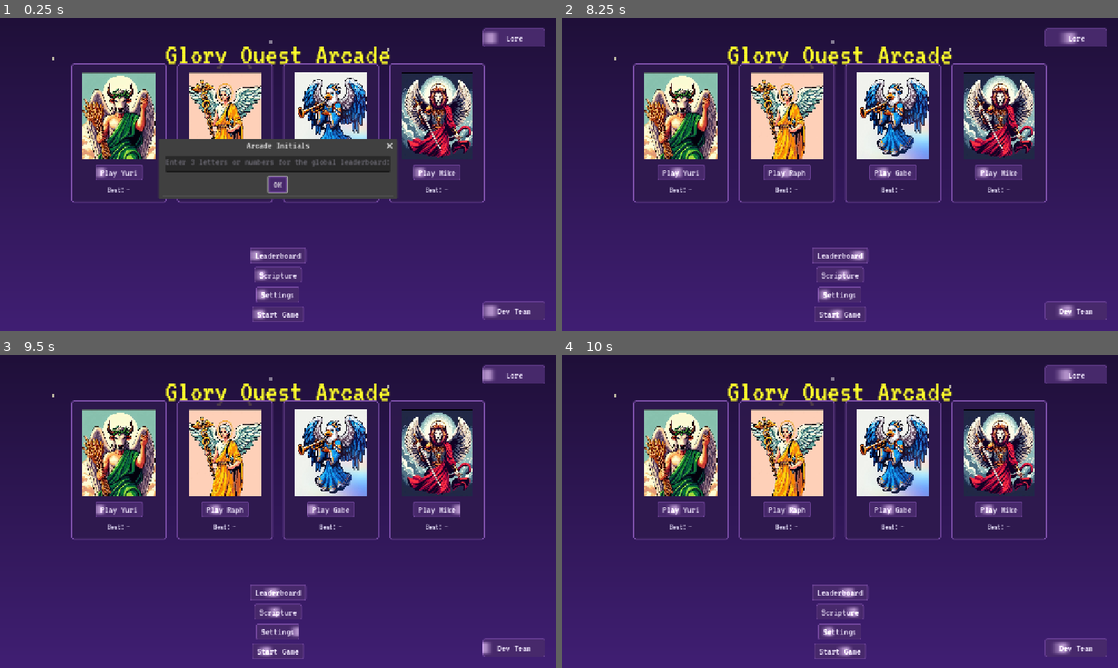
Above: before the commit, frames 1-4 (two rows, left to right).
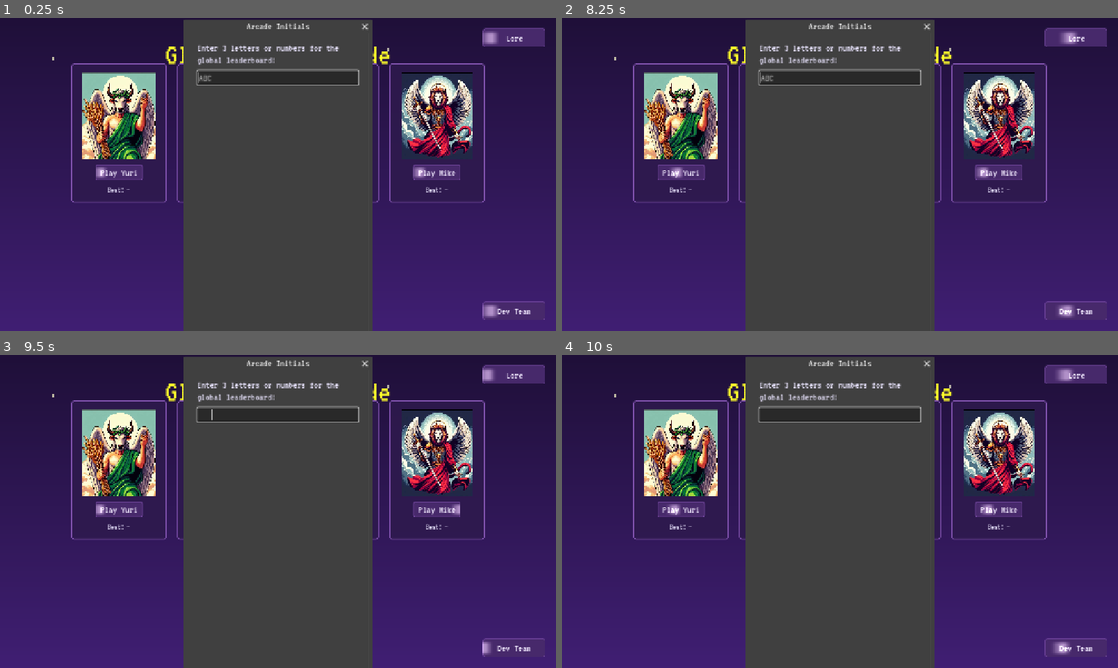
Above: after the commit, the same moments.

Repository: khrollo963/Occult-Video-Game-
Game: Godot game, scene res://scenes/UI/main_menu.tscn
The game is run twice, just before and just after one commit, with the same random seed, the same clock (stepped at 60 frames per second) and the same inputs.
Inputs (mouse positions are in pixels of both pictures, inside the frame that each line leads up to):
- Up to frame 1 (0.25 s): no input
- Up to frame 2 (8.25 s): click "Play Yuri" at 0.5 s; click "Play Yuri" at 1.25 s; click "Play Raph" at 2 s; click "Play Raph" at 2.75 s; click "Play Gabe" at 3.5 s; click "Play Gabe" at 4.25 s; click "Play Mike" at 5 s; click "Play Mike" at 5.75 s; click "Start Game" at 6.5 s; click "Start Game" at 7.25 s; click (840, 183) at 8 s, where only the run before the commit has a clickable "OK"
- Up to frame 3 (9.5 s): tap Enter (attack) at 8.75, 8.85 s; hold D (move_right) from 8.78 s (still down); tap Space (jump) at 9.02, 9.05, 9.32 s
- Up to frame 4 (10 s): release D (move_right) at 9.53 s; hold A (move_left) from 9.53 s (still down); tap Space (jump) at 9.6, 9.77 s; tap Enter (attack) at 9.8 s

The runs differ from the first frame. In frame 1, 29% of the frame differs, in the area x 28-72%, y 0-100%; in frame 2, 34%, in the area x 33-67%, y 0-100%; in frame 3, 34%; in frame 4, 34%.

Commit message:
fix: initials dialog layout, Raph platform spawn, mute audio
Stack initials prompt above the LineEdit instead of overlapping dialog_text. Spawn Raph platforms before setup so @onready visuals exist. Disable procedural audio via AudioManager.AUDIO_ENABLED while keeping buses and API intact.

Co-authored-by: Cursor <cursoragent@cursor.com>

Diff:
--- a/scenes/UI/main_menu.gd
+++ b/scenes/UI/main_menu.gd
@@ -104,17 +104,39 @@
 func _show_initials_prompt() -> void:
 	var dialog := AcceptDialog.new()
 	dialog.title = "Arcade Initials"
-	dialog.dialog_text = "Enter 3 letters or numbers for the global leaderboard:"
+	dialog.dialog_text = ""
+	dialog.min_size = Vector2i(420, 160)
+
+	var margin := MarginContainer.new()
+	margin.add_theme_constant_override("margin_left", 16)
+	margin.add_theme_constant_override("margin_right", 16)
+	margin.add_theme_constant_override("margin_top", 12)
+	margin.add_theme_constant_override("margin_bottom", 8)
+
+	var vbox := VBoxContainer.new()
+	vbox.add_theme_constant_override("separation", 12)
+
+	var prompt := Label.new()
+	prompt.text = "Enter 3 letters or numbers for the global leaderboard:"
+	prompt.autowrap_mode = TextServer.AUTOWRAP_WORD_SMART
+
 	var edit := LineEdit.new()
 	edit.max_length = 3
-	edit.custom_minimum_size = Vector2(120, 0)
-	dialog.add_child(edit)
+	edit.placeholder_text = "ABC"
+	edit.custom_minimum_size = Vector2(160, 0)
+
+	vbox.add_child(prompt)
+	vbox.add_child(edit)
+	margin.add_child(vbox)
+	dialog.add_child(margin)
+
 	dialog.confirmed.connect(func():
 		if not _settings.set_initials(edit.text):
 			_settings.set_initials("GLQ")
 	)
 	add_child(dialog)
 	dialog.popup_centered()
+	edit.grab_focus.call_deferred()
 
 
 func _on_start_button_pressed() -> void:
--- a/scenes/levels/Raphael/raph_game.gd
+++ b/scenes/levels/Raphael/raph_game.gd
@@ -87,9 +87,9 @@
 func _spawn_platform(pos: Vector2, kind: String) -> void:
 	var platform := PLATFORM_SCENE.instantiate()
 	platform.position = pos
+	platforms.add_child(platform)
 	if platform.has_method("setup"):
 		platform.setup(kind)
-	platforms.add_child(platform)
 
 
 func _process(_delta: float) -> void:
--- a/scripts/audio_manager.gd
+++ b/scripts/audio_manager.gd
@@ -1,4 +1,7 @@
 extends Node
+
+## Procedural SFX/music scaffold. Set to true when real audio assets are wired up.
+const AUDIO_ENABLED := false
 
 const SFX := {
 	"ui_click": {"freq": 880.0, "duration": 0.06, "volume": -8.0},
@@ -26,6 +29,8 @@
 		player.bus = "SFX"
 		add_child(player)
 		_sfx_players.append(player)
+	if not AUDIO_ENABLED:
+		return
 	get_node("/root/EventBus").player_damaged.connect(func(_a): play_sfx("hit"))
 	get_node("/root/EventBus").collectible_picked.connect(func(_v): play_sfx("pickup"))
 	get_node("/root/EventBus").enemy_killed.connect(func(): play_sfx("hit"))
@@ -55,6 +60,8 @@
 
 
 func play_sfx(id: String) -> void:
+	if not AUDIO_ENABLED:
+		return
 	if not SFX.has(id):
 		return
 	var spec: Dictionary = SFX[id]
@@ -72,6 +79,8 @@
 
 
 func play_music(_track_id := "menu") -> void:
+	if not AUDIO_ENABLED:
+		return
 	if _music_player.playing:
 		return
 	_music_player.stream = _make_tone(220.0, 4.0, true)
@@ -79,6 +88,8 @@
 
 
 func duck_music() -> void:
+	if not AUDIO_ENABLED:
+		return
 	var tween := create_tween()
 	tween.tween_property(_music_player, "volume_db", -22.0, 0.15)
 	tween.tween_property(_music_player, "volume_db", -14.0, 0.4)
